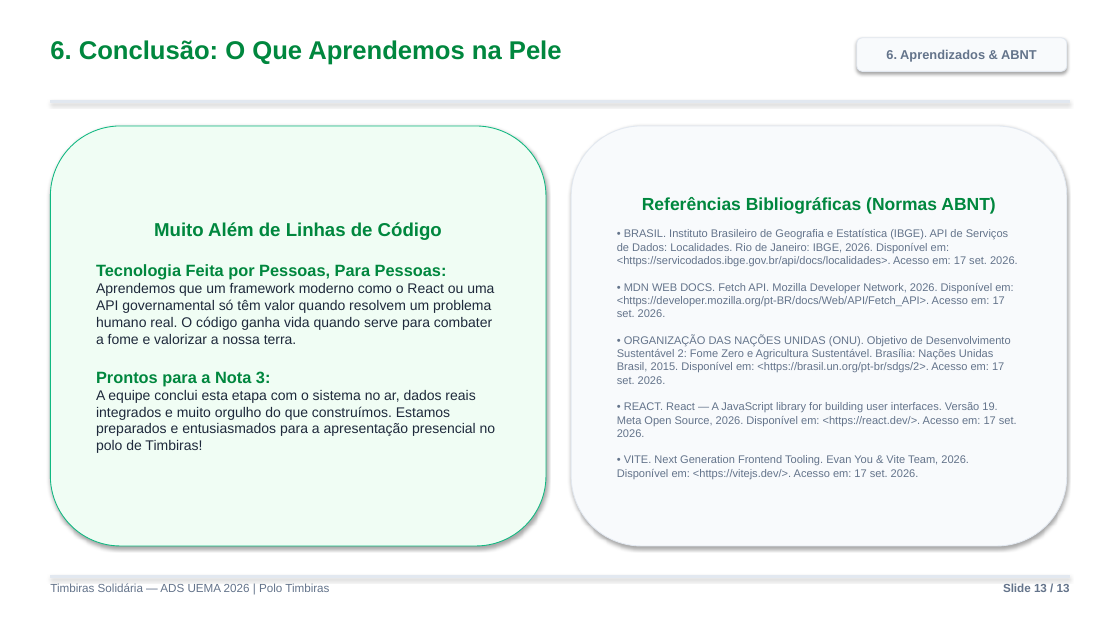
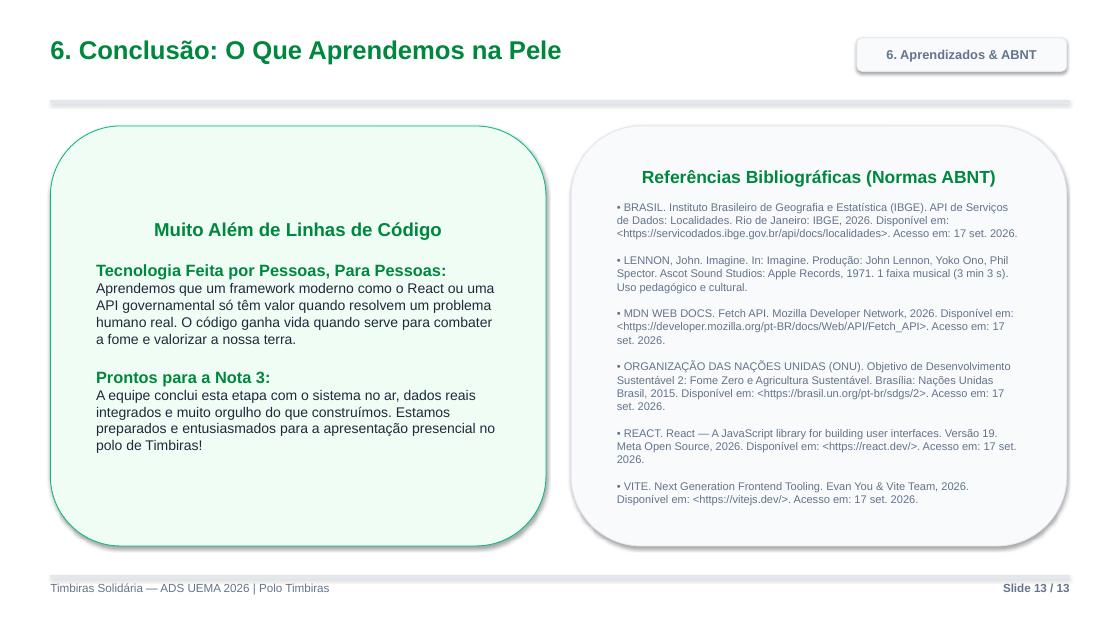
Before and after one commit to ambersonrogers/timbiras-solidaria, a slide deck: slide 13 of public/Relatorio_Atividade_2_Slides.pptx. Drawn at 1120x630 pixels with LibreOffice and Linux fonts; fonts in the diff are those of the drawing. Boxes give left, top, right and bottom in pixels: in the first picture for what was removed or moved away, otherwise in the second. Text is boxed around its words. In the diff, an @@ line names an element or a change of style, - is before the commit and + after.

```diff
--- a/public/Relatorio_Atividade_2_Slides.pptx
+++ b/public/Relatorio_Atividade_2_Slides.pptx
@@ text in rounded rectangle at [617,256,1008,293]: paragraph added @@
+• LENNON, John. Imagine. In: Imagine. Produção: John Lennon, Yoko Ono, Phil Spector. Ascot Sound Studios: Apple Records, 1971. 1 faixa musical (3 min 3 s). Uso pedagógico e cultural.
```
Also in this commit, not shown: 1 other slide changed, 2 other files.
